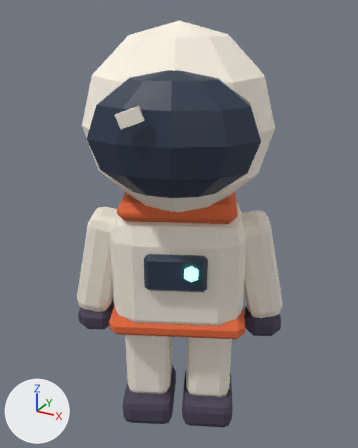
Two versions of the glTF model exports/01_Characters/MOONSHIFT_CHR_Crew_A.glb, one commit apart.
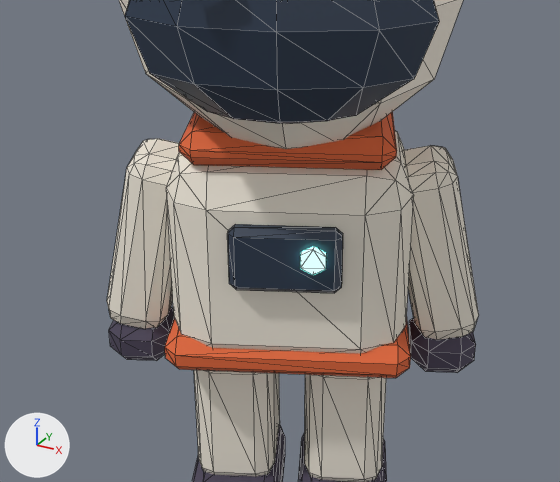
Each version is shown whole from a 50 mm camera at (1.13, -2.06, 2.2) aimed at (-0.03, 0.05, 1.15), then close up on the part from 5% to 92% of the width and 29% to 89% of the height. Arrows for +X, +Y and +Z are at lower left; the lights stay in place. The last two pictures show the newer version. The close-ups show mesh edges as thin lines. Where no turn or scale is listed for an object, it has been applied to the vertices.

Objects in the first close-up: 'CrewA_Arm_L', 'CrewA_Arm_R', 'CrewA_Belt', 'CrewA_ChestPad', 'CrewA_Collar', 'CrewA_Glove_L', 'CrewA_Glove_R', 'CrewA_Helmet', 'CrewA_Leg_L', 'CrewA_Leg_R', 'CrewA_Torso', 'CrewA_Visor' and 3 more.
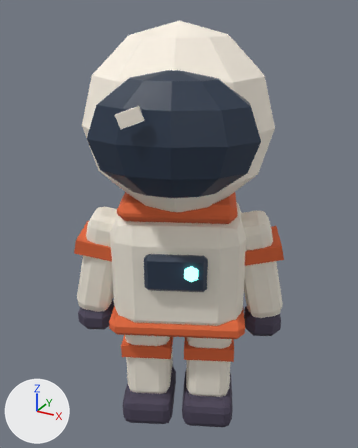
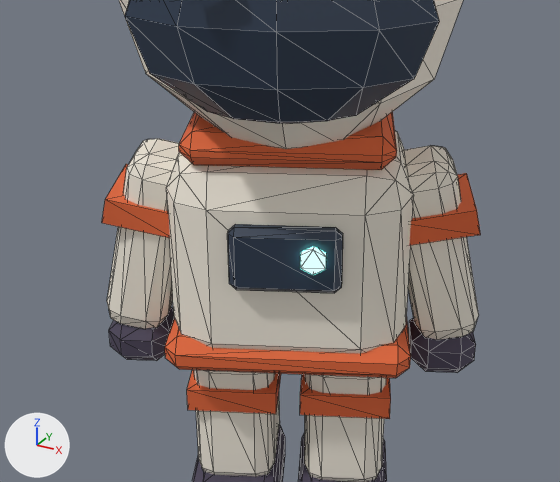
Changed parts and their boxes (x1, y1, x2, y2) in the close-ups (560 x 482 px):
```json
{"object": "CrewA_LegStripe_L", "change": "added", "after": [187, 370, 281, 414], "on screen": "orange"}
{"object": "CrewA_LegStripe_R", "change": "added", "after": [300, 374, 391, 419], "on screen": "orange"}
{"object": "CrewA_ArmStripe_R", "change": "added", "after": [409, 173, 481, 246], "on screen": "orange"}
{"object": "CrewA_ArmStripe_L", "change": "added", "after": [102, 164, 170, 238], "on screen": "orange"}
```

Scene script edits in JSON lines:
```json
{"op": "add", "block": "me_crewa_legstripe_r", "code": ["me_crewa_legstripe_r = bpy.data.meshes.new('CrewA_LegStripe_R')", "me_crewa_legstripe_r.from_pydata([(-0.053, -0.205, -0.038), (-0.053, -0.205, 0.038), (-0.191, 0.091, -0.038), (-0.191, 0.091, 0.038), (0.191, -0.091, -0.038), (0.191, -0.091, 0.038), (0.053, 0.205, -0.038), (0.053, 0.205, 0.038)], [], [(0, 1, 3), (0, 3, 2), (2, 3, 7), (2, 7, 6), (6, 7, 5), (6, 5, 4), (4, 5, 1), (4, 1, 0), (2, 6, 4), (2, 4, 0), (7, 3, 1), (7, 1, 5)])", "me_crewa_legstripe_r.materials.append(mat_m_terracotta)  # orange #e2683a"]}
{"op": "add", "block": "me_crewa_armstripe_r", "code": ["me_crewa_armstripe_r = bpy.data.meshes.new('CrewA_ArmStripe_R')", "me_crewa_armstripe_r.from_pydata([(-0.034, -0.154, -0.059), (-0.048, -0.161, 0.015), (-0.14, 0.073, -0.059), (-0.154, 0.066, 0.015), (0.154, -0.066, -0.015), (0.14, -0.073, 0.059), (0.048, 0.161, -0.015), (0.034, 0.154, 0.059)], [], [(0, 1, 3), (0, 3, 2), (2, 3, 7), (2, 7, 6), (6, 7, 5), (6, 5, 4), (4, 5, 1), (4, 1, 0), (2, 6, 4), (2, 4, 0), (7, 3, 1), (7, 1, 5)])", "me_crewa_armstripe_r.materials.append(mat_m_terracotta)  # orange #e2683a"]}
{"op": "add", "block": "me_crewa_armstripe_l", "code": ["me_crewa_armstripe_l = bpy.data.meshes.new('CrewA_ArmStripe_L')", "me_crewa_armstripe_l.from_pydata([(-0.048, -0.161, -0.015), (-0.034, -0.154, 0.059), (-0.154, 0.066, -0.015), (-0.14, 0.073, 0.059), (0.14, -0.073, -0.059), (0.154, -0.066, 0.015), (0.034, 0.154, -0.059), (0.048, 0.161, 0.015)], [], [(0, 1, 3), (0, 3, 2), (2, 3, 7), (2, 7, 6), (6, 7, 5), (6, 5, 4), (4, 5, 1), (4, 1, 0), (2, 6, 4), (2, 4, 0), (7, 3, 1), (7, 1, 5)])", "me_crewa_armstripe_l.materials.append(mat_m_terracotta)  # orange #e2683a"]}
{"op": "add", "block": "ob_crewa_legstripe_r", "code": ["ob_crewa_legstripe_r = bpy.data.objects.new('CrewA_LegStripe_R', me_crewa_legstripe_r)", "ob_crewa_legstripe_r.location = (0.155, 0.072, 0.475)"]}
{"op": "add", "block": "ob_crewa_legstripe_l", "code": ["ob_crewa_legstripe_l = bpy.data.objects.new('CrewA_LegStripe_L', me_crewa_legstripe_r.copy())", "ob_crewa_legstripe_l.location = (-0.155, -0.072, 0.475)"]}
{"op": "add", "block": "ob_crewa_armstripe_r", "code": ["ob_crewa_armstripe_r = bpy.data.objects.new('CrewA_ArmStripe_R', me_crewa_armstripe_r)", "ob_crewa_armstripe_r.location = (0.379, 0.177, 1.064)"]}
{"op": "add", "block": "ob_crewa_armstripe_l", "code": ["ob_crewa_armstripe_l = bpy.data.objects.new('CrewA_ArmStripe_L', me_crewa_armstripe_l)", "ob_crewa_armstripe_l.location = (-0.379, -0.177, 1.064)"]}
```
